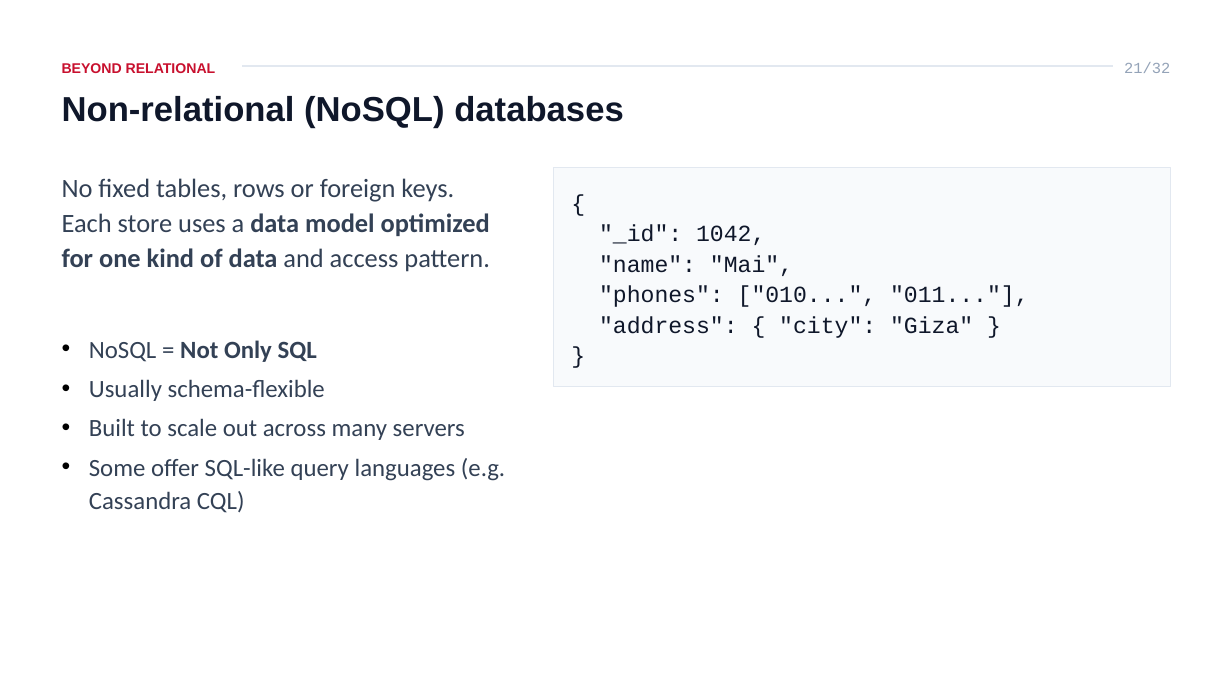
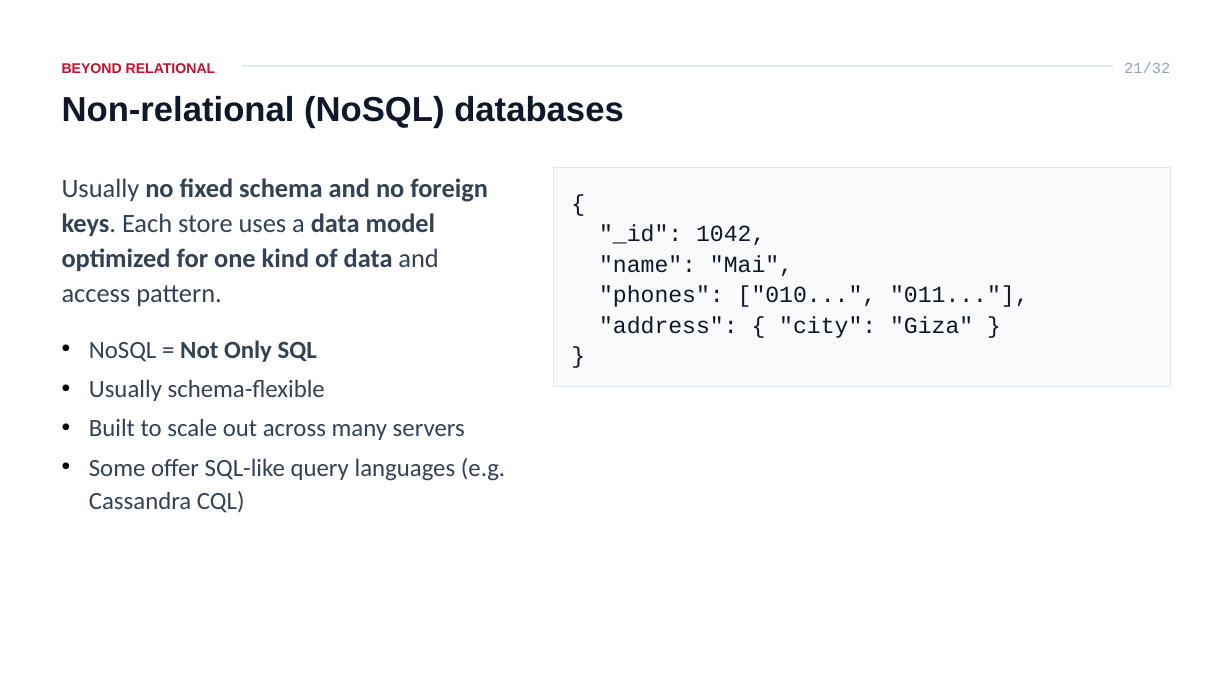
Before and after one commit to ahmedatef2007/db-slides, a slide deck: slide 21 of pptx/ITI_Database_Course_Lesson_1_Introduction.pptx. Drawn at 1232x693 pixels with LibreOffice and Linux fonts; fonts in the diff are those of the drawing. Boxes give left, top, right and bottom in pixels: in the first picture for what was removed or moved away, otherwise in the second. Text is boxed around its words. In the diff, an @@ line names an element or a change of style, - is before the commit and + after.

```diff
--- a/pptx/ITI_Database_Course_Lesson_1_Introduction.pptx
+++ b/pptx/ITI_Database_Course_Lesson_1_Introduction.pptx
@@ text at [62, 178, 488, 307]: text changed; bold on @@
-No fixed tables, rows or foreign keys. Each store uses a data model optimized for one kind of data and access pattern.
+Usually no fixed schema and no foreign keys. Each store uses a data model optimized for one kind of data and access pattern.
```
Also in this commit, not shown: 2 other slides changed, 8 other files.
